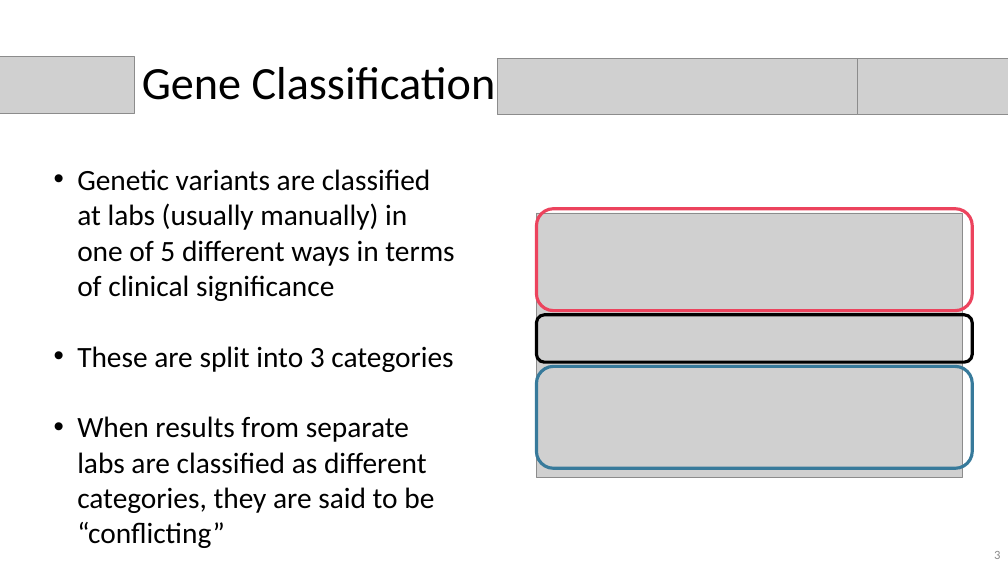
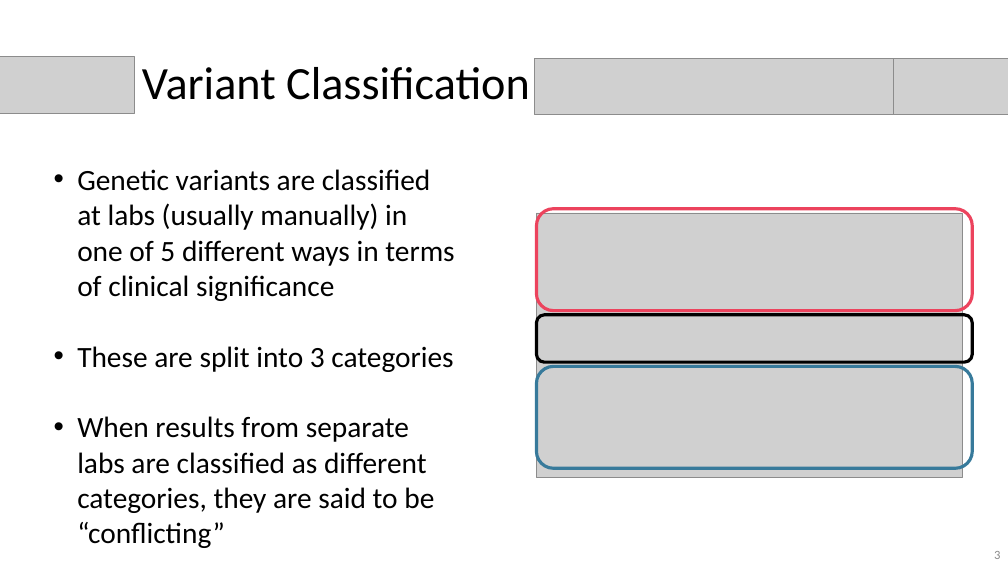
Before and after one commit to nkinnaird/GeneticVariantClassification, a slide deck: slide 3 of Presentation/GeneticVariantClassificationPres.pptx. Drawn at 1008x567 pixels with LibreOffice and Linux fonts; fonts in the diff are those of the drawing; grey boxes stand for pictures. Boxes give left, top, right and bottom in pixels: in the first picture for what was removed or moved away, otherwise in the second. Text is boxed around its words. In the diff, an @@ line names an element or a change of style, - is before the commit and + after.

```diff
--- a/Presentation/GeneticVariantClassificationPres.pptx
+++ b/Presentation/GeneticVariantClassificationPres.pptx
@@ picture: place and size @@
-picture at (497,58,857,115)
+picture at (534,58,894,115)
@@ picture: place and size @@
-picture at (857,58,1008,115)
+picture at (894,58,1008,115)
@@ title at (142,67,530,100): text changed @@
-Gene Classification
+Variant Classification
```
Also in this commit, not shown: 8 other slides changed, 7 slides added, 6 slides removed, 1 other file.
